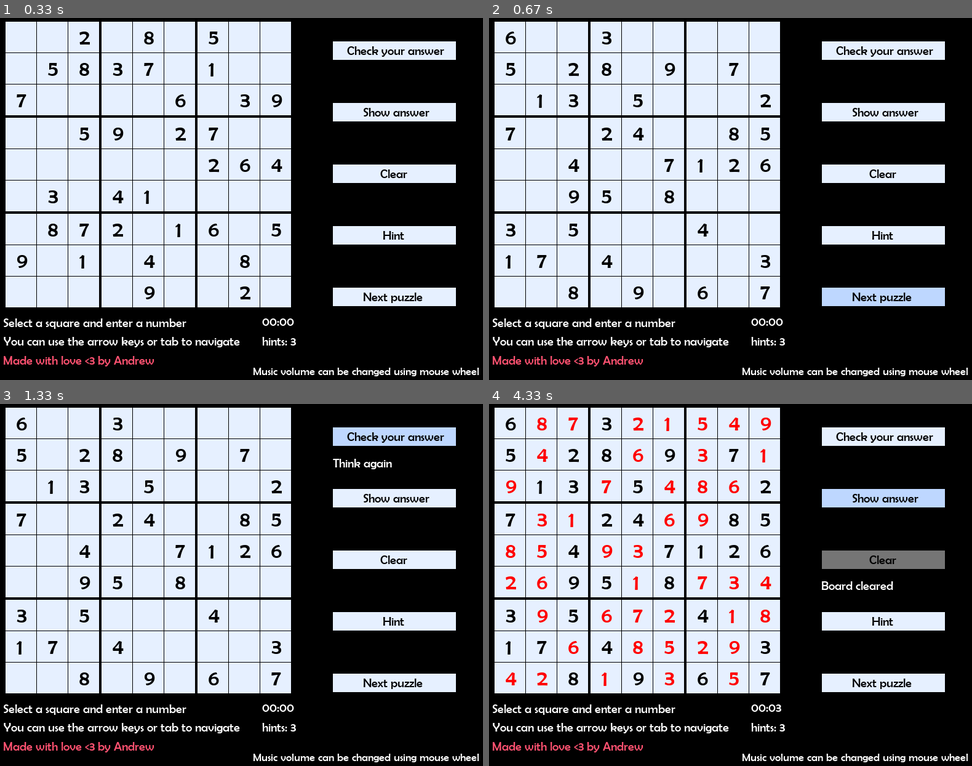
Above: before the commit, frames 1-4 (two rows, left to right).
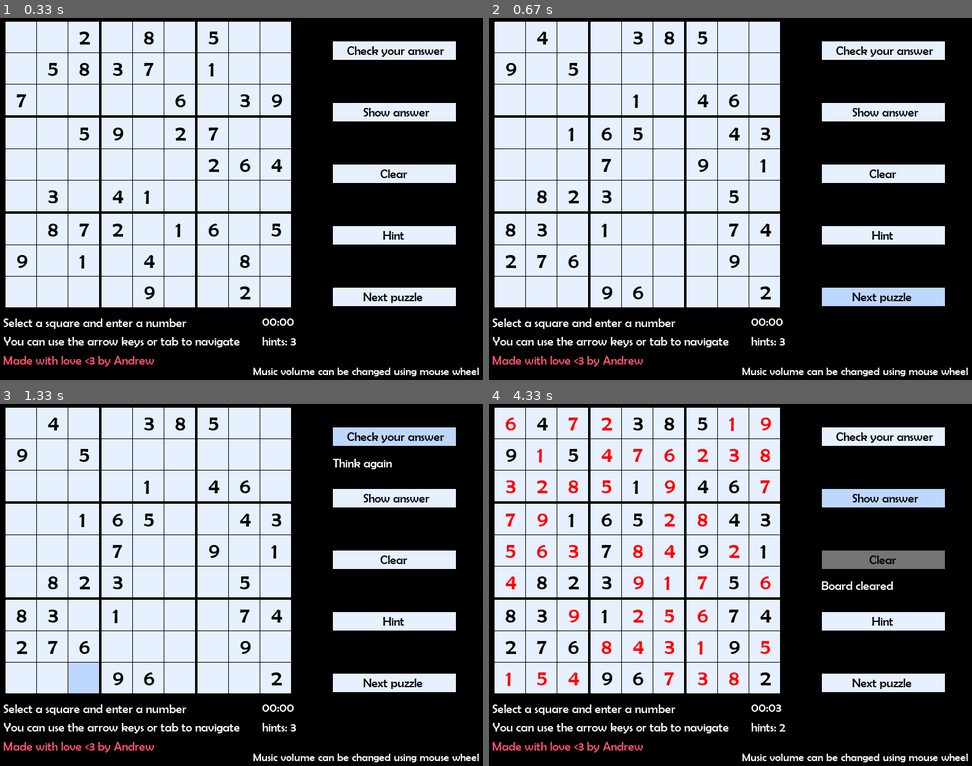
Above: after the commit, the same moments.

Repository: bafyle/Sudoku-game-using-Pygame
Game: pygame game, started from sudoku.py
Two runs of this game, one before a commit and one after it. Both use one fixed random seed, a clock stepped at 60 frames per second and the inputs below.
Inputs (mouse positions are in pixels of both pictures, inside the frame that each line leads up to):
- Up to frame 1 (0.33 s): no input
- Up to frame 2 (0.67 s): click (885, 296) at 0.38 s
- Up to frame 3 (1.33 s): click (396, 436) at 0.72 s; click (86, 668) at 1.05 s
- Up to frame 4 (4.33 s): click (885, 621) at 1.38 s; click (740, 458) at 1.72 s; click (706, 679) at 2.05 s; click (711, 519) at 2.38 s; click (827, 552) at 2.72 s; click (860, 548) at 3.05 s; click (909, 552) at 3.38 s; click (831, 516) at 3.72 s; click (841, 490) at 4.05 s

Frame 1 is identical in both runs. In frame 2, 2.2% of the frame differs, in the area x 3-59%, y 3-78%; in frame 3, 2.7%; in frame 4, 3.7%, in the area x 3-62%, y 3-91%.

Commit message:
capped the fps at 60 and minor bug fixes

Diff:
--- a/sudoku.py
+++ b/sudoku.py
@@ -87,10 +87,7 @@
 
 
     def get_next_puzzle_action(self):
-        new_index = random.randint(1, 100)
-        while new_index == self.current_puzzle_index:
-            new_index = random.randint(1, 100)
-        self.current_puzzle_index = new_index
+        self.current_puzzle_index = ((self.current_puzzle_index + 1) % 101) + 1
         self.puzzle = self.get_new_puzzle()
 
         # create a new board with the new puzzle
@@ -174,7 +171,7 @@
 
     def game_main_loop(self):
         while self.game_running:
-            self.clock.tick()
+            self.clock.tick(60)
 
             for event in pygame.event.get():
                 if event.type == pygame.QUIT:
